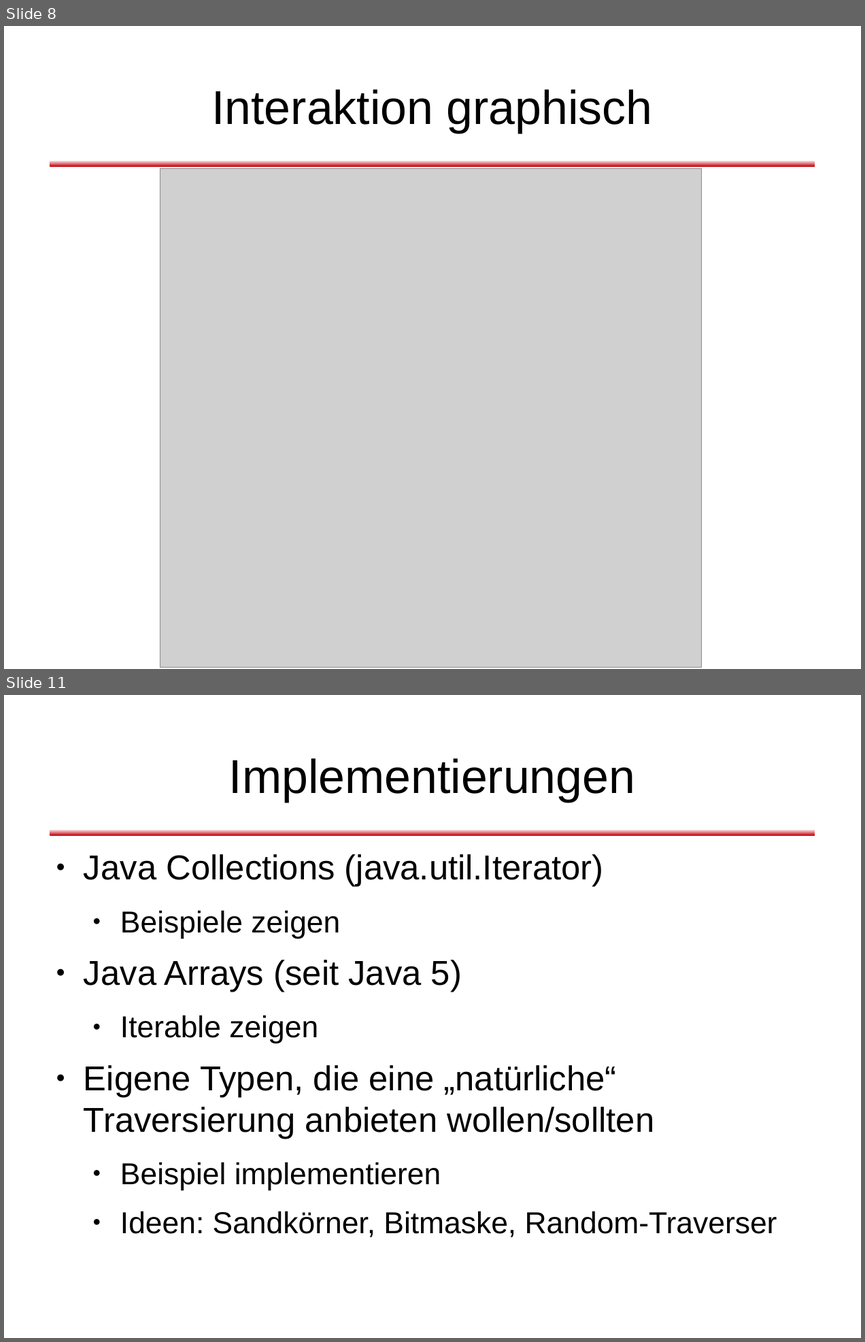
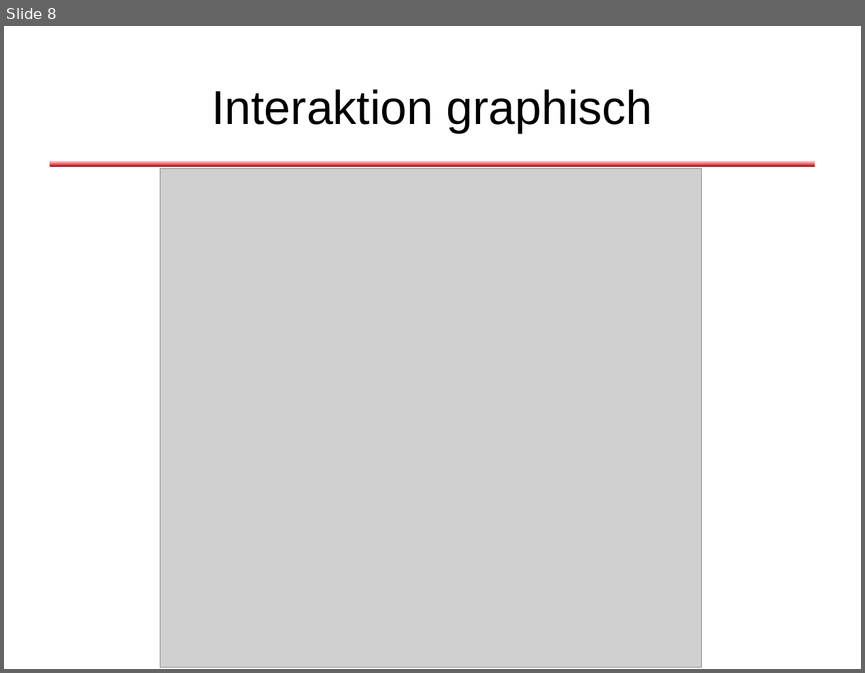
Before and after one commit to dlindner/vorlesung-se2-dhbw, a slide deck: added_2012/Entwurfsmuster - Beobachter.odp. Shown one above the other, each under a label of ours: slides 8 and 11 before the commit, slide 8 after it; the slides between them are not shown. The pictures are 865x1342 and 865x673 pixels, drawn with LibreOffice and Linux fonts; fonts in the diff are those of the drawing; grey boxes stand for pictures; background and template pictures are left out. Boxes give left, top, right and bottom in pixels: in the first picture for what was removed or moved away, otherwise in the second. Text is boxed around its words. In the diff, an @@ line names an element or a change of style, - is before the commit and + after.

```diff
--- a/added_2012/Entwurfsmuster - Beobachter.odp
+++ b/added_2012/Entwurfsmuster - Beobachter.odp
@@ slide 11 removed at bbox=[4, 695, 861, 1338], background #FFFFFF; not listed: 1 template element that a slide beside it also shows @@
@@ title removed at bbox=[229, 758, 636, 802] @@
-Implementierungen
@@ text removed at bbox=[84, 854, 777, 1237] @@
-● Java Collections (java.util.Iterator)
-  ● Beispiele zeigen
-● Java Arrays (seit Java 5)
-  ● Iterable zeigen
-● Eigene Typen, die eine „natürliche“ Traversierung anbieten wollen/sollten
-  ● Beispiel implementieren
-  ● Ideen: Sandkörner, Bitmaske, Random-Traverser
```
Also in this commit, not shown: 11 slides added, 5 other slides removed.
